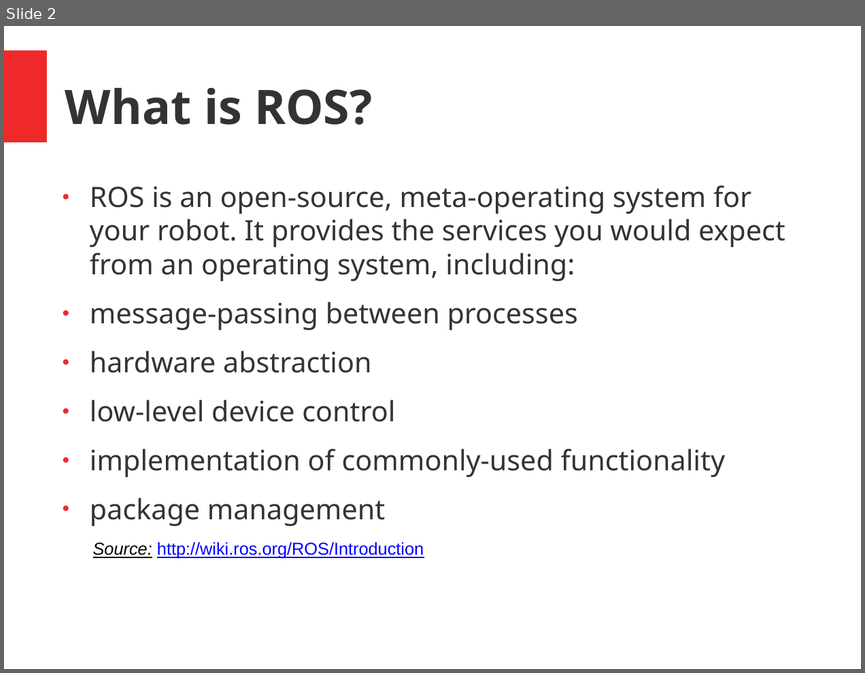
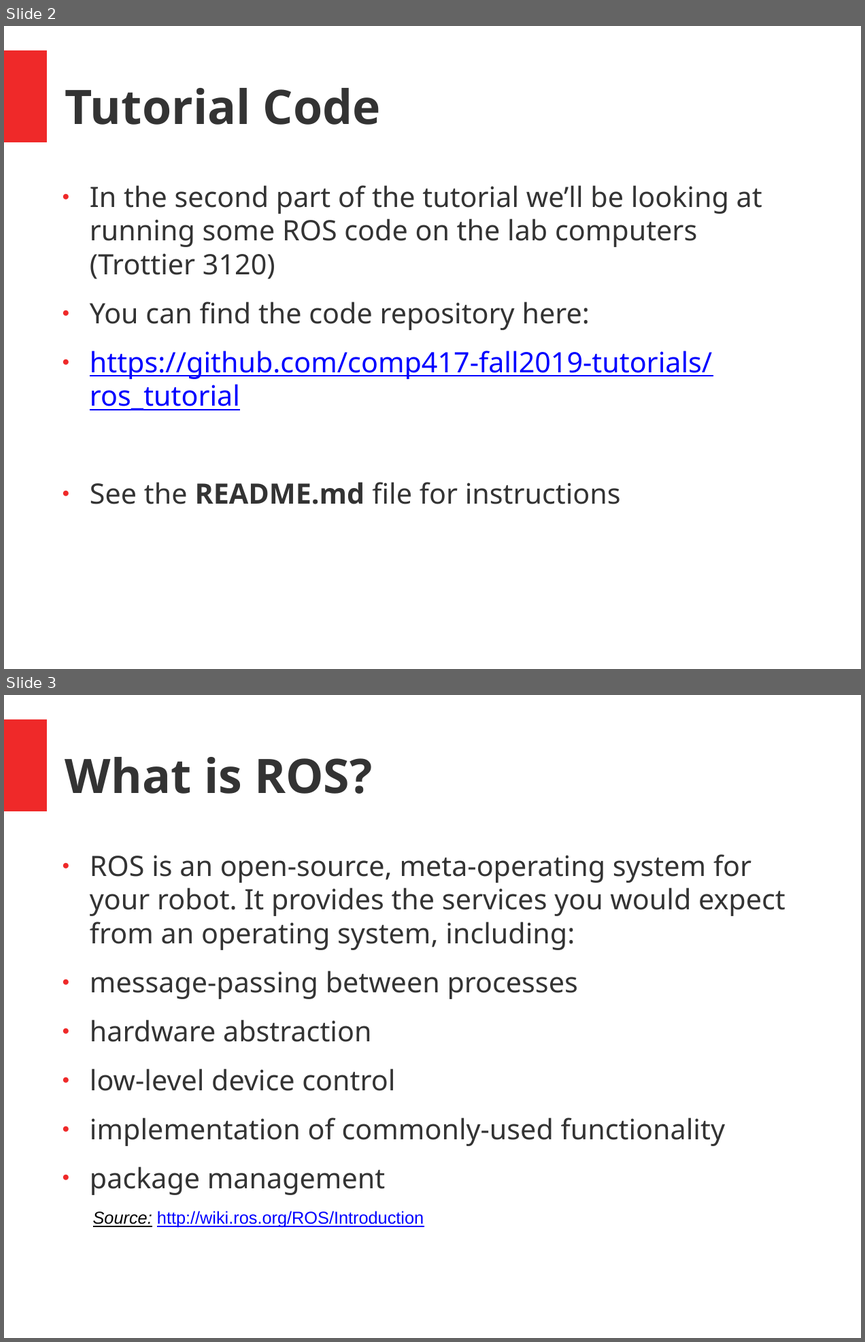
Before and after one commit to dmeger/COMP417_Fall2019, a slide deck: website/tutorials/Tutorial1_ROS.pptx. Shown one above the other, each under a label of ours: slide 2 before the commit, slides 2 and 3 after it. The pictures are 865x673 and 865x1342 pixels, drawn with LibreOffice and Linux fonts; fonts in the diff are those of the drawing; background and template pictures are left out. Boxes give left, top, right and bottom in pixels: in the first picture for what was removed or moved away, otherwise in the second. Text is boxed around its words. In the diff, an @@ line names an element or a change of style, - is before the commit and + after.

Commit message:
Updated slides to point to github repo with example ros code

```diff
--- a/website/tutorials/Tutorial1_ROS.pptx
+++ b/website/tutorials/Tutorial1_ROS.pptx
@@ slide 2 added at box(4, 26, 861, 669), background #FFFFFF; not listed: 1 template element that a slide beside it also shows @@
@@ text added at box(65, 88, 381, 125), 44 pt, text #333333, bold @@
+Tutorial Code
@@ text added at box(90, 185, 762, 504), 26 pt, text #333333 @@
+● In the second part of the tutorial we’ll be looking at running some ROS code on the lab computers (Trottier 3120)
+● You can find the code repository here:
+● https://github.com/comp417-fall2019-tutorials/ros_tutorial
+● See the README.md file for instructions
@@ what was slide 2 is now slide 3 @@
```
Also in this commit, not shown: 2 slides changed, 3 other files.
